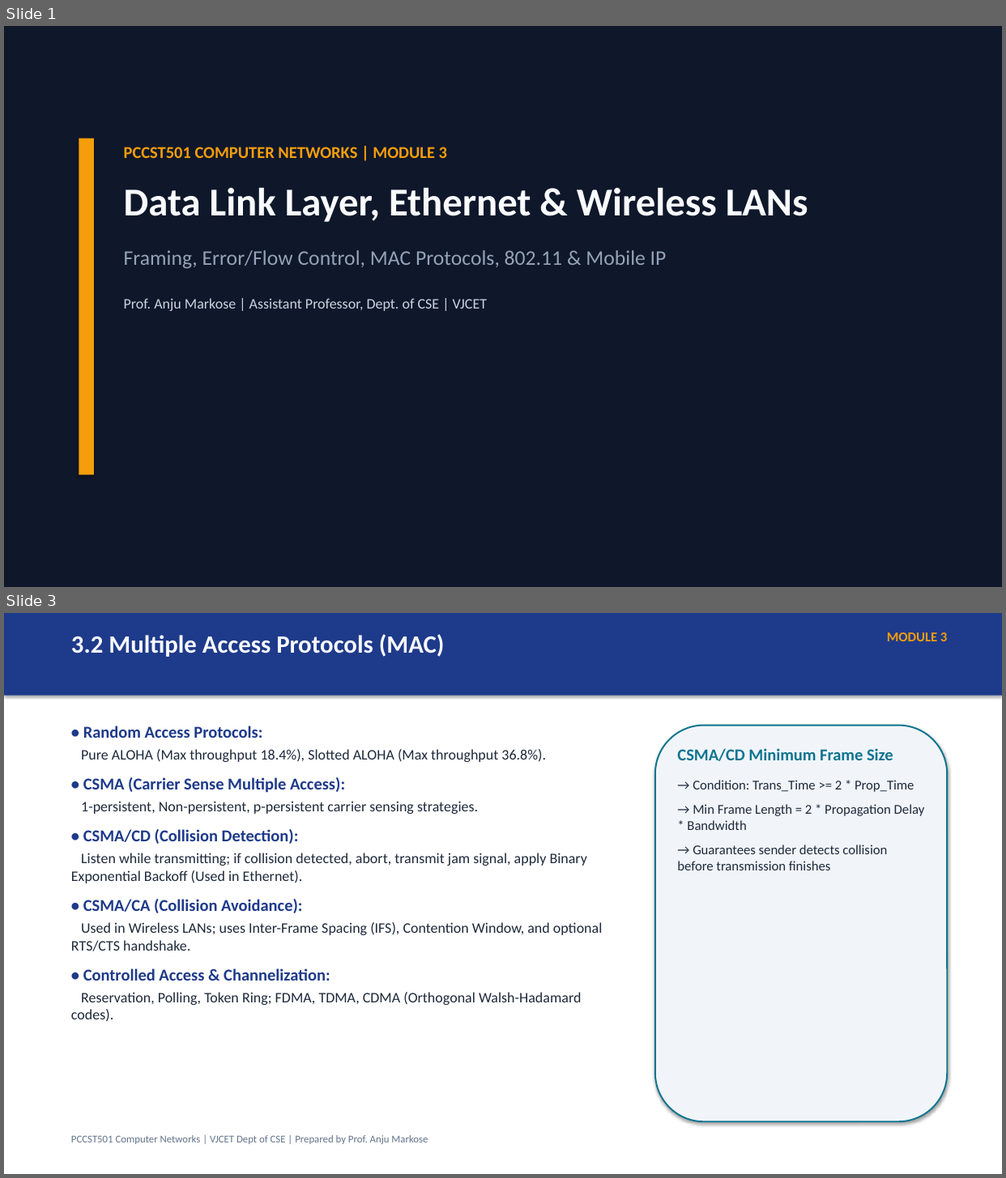
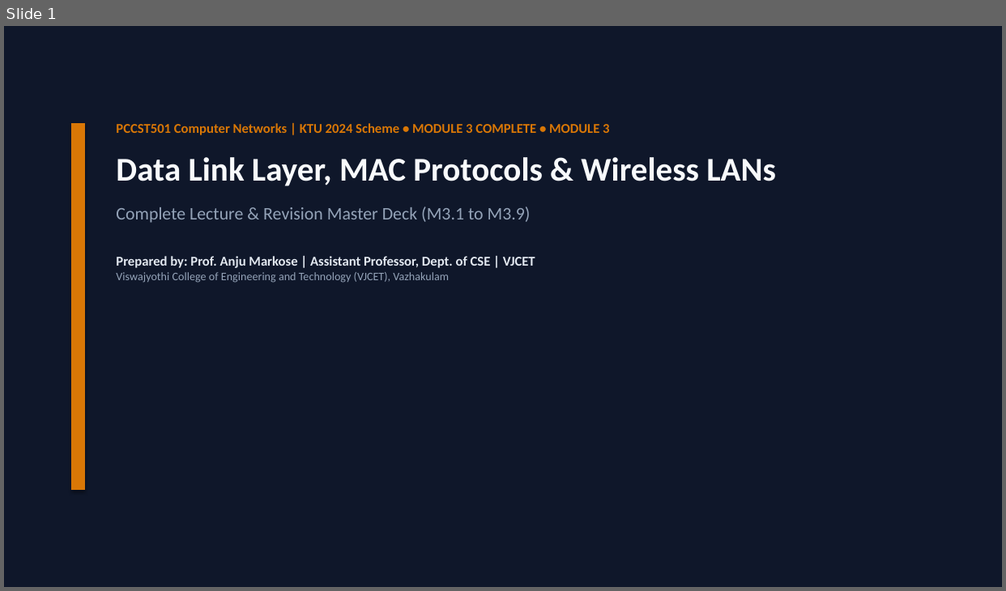
Before and after one commit to CSDVJCET/PCCST501-CN-2024, a slide deck: assets/ppts/Module_3_DataLink_Layer_and_WLAN.pptx. Shown one above the other, each under a label of ours: slides 1 and 3 before the commit, slide 1 after it; the slides between them are not shown. The pictures are 1006x1178 and 1006x591 pixels, drawn with LibreOffice and Linux fonts; fonts in the diff are those of the drawing. Boxes give left, top, right and bottom in pixels: in the first picture for what was removed or moved away, otherwise in the second. Text is boxed around its words. In the diff, an @@ line names an element or a change of style, - is before the commit and + after.

```diff
--- a/assets/ppts/Module_3_DataLink_Layer_and_WLAN.pptx
+++ b/assets/ppts/Module_3_DataLink_Layer_and_WLAN.pptx
@@ slide 3 removed at <box>4,613,1002,1174</box>, background #FFFFFF @@
@@ rectangle removed at <box>4,613,1002,696</box> @@
@@ text removed at <box>71,634,445,657</box> @@
-3.2 Multiple Access Protocols (MAC)
@@ text removed at <box>887,632,947,641</box> @@
-MODULE 3
@@ text removed at <box>71,726,603,1021</box> @@
-• Random Access Protocols:
-Pure ALOHA (Max throughput 18.4%), Slotted ALOHA (Max throughput 36.8%).
-• CSMA (Carrier Sense Multiple Access):
-1-persistent, Non-persistent, p-persistent carrier sensing strategies.
-• CSMA/CD (Collision Detection):
-Listen while transmitting; if collision detected, abort, transmit jam signal, apply Binary Exponential Backoff (Used in Ethernet).
-• CSMA/CA (Collision Avoidance):
-Used in Wireless LANs; uses Inter-Frame Spacing (IFS), Contention Window, and optional RTS/CTS handshake.
-• Controlled Access & Channelization:
-Reservation, Polling, Token Ring; FDMA, TDMA, CDMA (Orthogonal Walsh-Hadamard codes).
@@ rounded rectangle removed at <box>655,726,948,1122</box> @@
@@ text removed at <box>677,748,925,871</box> @@
-CSMA/CD Minimum Frame Size
-→ Condition: Trans_Time >= 2 * Prop_Time
-→ Min Frame Length = 2 * Propagation Delay * Bandwidth
-→ Guarantees sender detects collision before transmission finishes
@@ text removed at <box>71,1135,428,1144</box> @@
-PCCST501 Computer Networks | VJCET Dept of CSE | Prepared by Prof. Anju Markose
@@ slide 1 changed as well @@
@@ rectangle: place and size @@
-rectangle at <box>79,139,94,476</box>
+rectangle at <box>71,123,85,490</box>
@@ rectangle at <box>71,123,85,490</box>: fill #F59E0B to #D97706 @@
@@ text at <box>116,123,776,283</box>: text changed; size 20 to 13 pt; bold on @@
-PCCST501 COMPUTER NETWORKS | MODULE 3
-Data Link Layer, Ethernet & Wireless LANs
-Framing, Error/Flow Control, MAC Protocols, 802.11 & Mobile IP
-Prof. Anju Markose | Assistant Professor, Dept. of CSE | VJCET
+PCCST501 Computer Networks | KTU 2024 Scheme • MODULE 3 COMPLETE • MODULE 3
+Data Link Layer, MAC Protocols & Wireless LANs
+Complete Lecture & Revision Master Deck (M3.1 to M3.9)
+Prepared by: Prof. Anju Markose | Assistant Professor, Dept. of CSE | VJCET
+Viswajyothi College of Engineering and Technology (VJCET), Vazhakulam
```
Also in this commit, not shown: 1 other slide changed, 30 slides added, 3 other slides removed, 54 other files.
